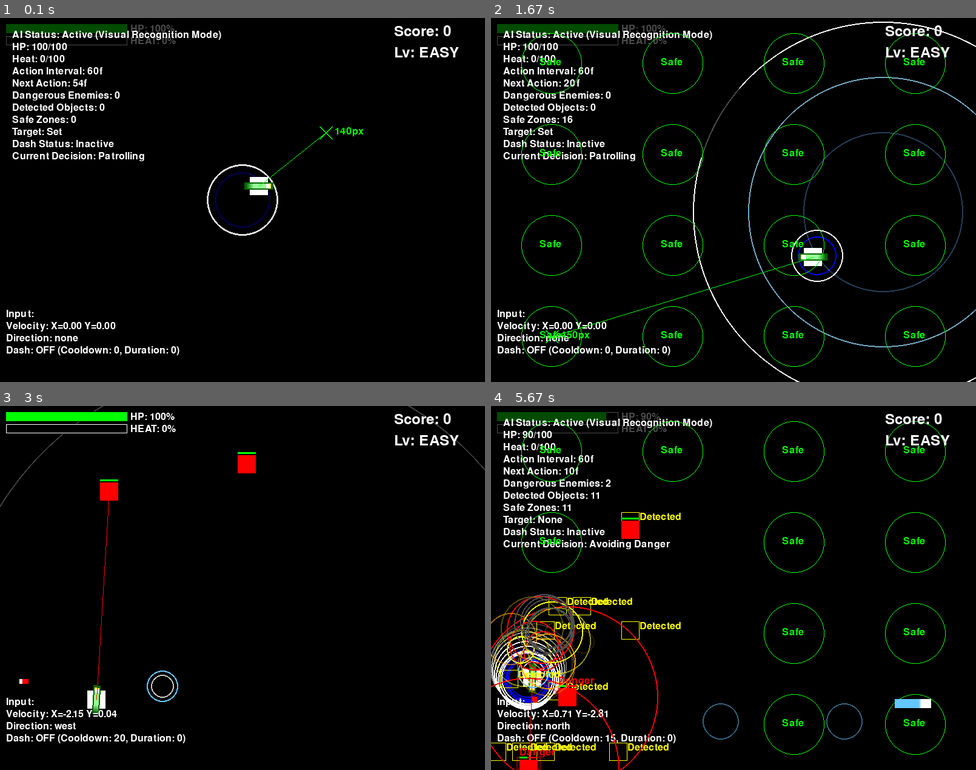
Above: before the commit, frames 1-4 (two rows, left to right).
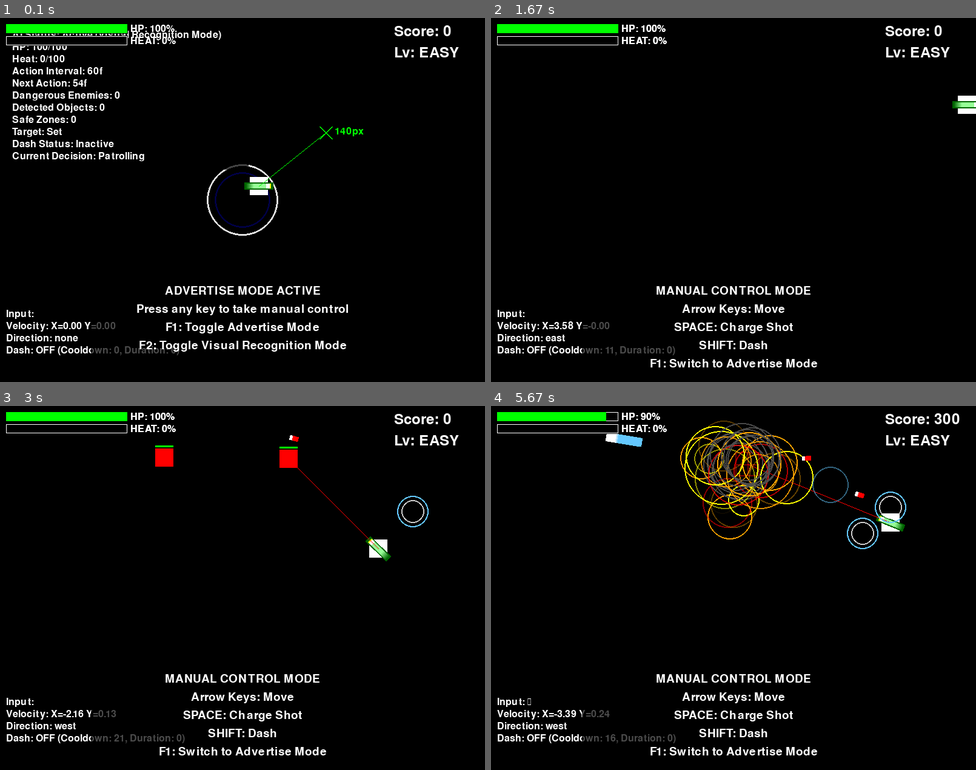
Above: after the commit, the same moments.

Repository: YuujiKamura/Accccccelaration-of-Tohu-and-Tomato
Game: pygame game, started from main.py
Two runs of this game, one before a commit and one after it. Both use one fixed random seed, a clock stepped at 60 frames per second and the inputs below.
Inputs:
- Up to frame 1 (0.1 s): no input
- Up to frame 2 (1.67 s): hold Right 0.33-0.8 s; hold Up 0.83-1.13 s; tap Shift at 0.9, 1.23, 1.53 s; tap C at 0.98 s; hold Right 1.17-1.63 s
- Up to frame 3 (3 s): hold Left 1.67-2.2 s; tap Shift at 1.73, 2.03, 2.3, 2.63, 2.93 s; hold Down 2.23-2.53 s; tap C at 2.38 s; hold F1 2.57-2.97 s; hold Left 2.57-2.97 s
- Up to frame 4 (5.67 s): hold Left 3-3.4 s; tap Shift at 3.07, 3.37, 3.5, 4.23, 4.53, 4.9, 5.3, 5.6 s; hold Up 3.43-3.8 s; tap Space at 3.58, 4.98 s; tap F1 at 3.83 s; hold Right 4.17-4.8 s; hold Down 4.83-5.2 s; hold Left from 5.23 s (still down); tap C at 5.38 s

The runs differ from the first frame. In frame 1, 2.9% of the frame differs, in the area x 1-72%, y 1-93%; in frame 2, 8.3%; in frame 3, 3.6%; in frame 4, 14%, in the area x 0-97%, y 1-100%.

Commit message:
敵を引きつけて攻撃する円周運動戦術AIの追加

Diff:
--- a/main.py
+++ b/main.py
@@ -1058,7 +1058,7 @@
         self.detected_enemies = []
 
         # 画面を小さなグリッドに分割して分析（パフォーマンス向上のため）
-        grid_size = 20  # 20x20ピクセルのグリッド
+        grid_size = 10  # 20x20から10x10ピクセルのグリッドに変更して検出精度を上げる
         for x in range(0, SCREEN_WIDTH, grid_size):
             for y in range(0, SCREEN_HEIGHT, grid_size):
                 # このグリッド内の一部のピクセルをサンプリング
@@ -1069,8 +1069,10 @@
                 try:
                     center_color = grid_surface.get_at((grid_size//2, grid_size//2))
 
-                    # 敵の色（赤系）を検出
-                    if center_color[0] > 150 and center_color[1] < 100 and center_color[2] < 100:
+                    # 敵の色（赤系、青系、紫系など）を検出して範囲を広げる
+                    if ((center_color[0] > 150 and center_color[1] < 100 and center_color[2] < 100) or  # 赤系
+                        (center_color[0] < 100 and center_color[1] < 100 and center_color[2] > 150) or  # 青系
+                        (center_color[0] > 100 and center_color[1] < 100 and center_color[2] > 100)):   # 紫系
                         # 敵らしきピクセルを検出
                         enemy_pos = (x + grid_size//2, y + grid_size//2)
 
@@ -1078,7 +1080,7 @@
                         is_new = True
                         for ex, ey in self.detected_enemies:
                             dist = math.sqrt((ex - enemy_pos[0])**2 + (ey - enemy_pos[1])**2)
-                            if dist < 40:  # 近い位置にある場合は同じ敵と判断
+                            if dist < 30:  # 40から30に変更してより細かく識別
                                 is_new = False
                                 break
 
@@ -1091,9 +1093,9 @@
         # 安全地帯の検出（暗い領域 = 敵が少ない）
         self.detected_safe_zones = []
 
-        # 画面を4x4の大きなグリッドに分割
-        safe_grid_size_x = SCREEN_WIDTH // 4
-        safe_grid_size_y = SCREEN_HEIGHT // 4
+        # 画面を5x5の大きなグリッドに分割（より細かく区分）
+        safe_grid_size_x = SCREEN_WIDTH // 5
+        safe_grid_size_y = SCREEN_HEIGHT // 5
 
         for x in range(0, SCREEN_WIDTH, safe_grid_size_x):
             for y in range(0, SCREEN_HEIGHT, safe_grid_size_y):
@@ -1113,6 +1115,78 @@
         # 移動タイマーの更新
         self.advertise_movement_timer += 1
 
+        # 円周運動戦術の発動条件: 一定数以上の敵が検出された場合
+        circular_tactic_threshold = 3  # この数以上の敵がいる場合に発動
+        use_circular_tactic = len(self.detected_enemies) >= circular_tactic_threshold and random.random() < 0.15
+
+        # 敵が一定数以上いる場合は円周運動による誘導戦術を実行
+        if use_circular_tactic:
+            # 円運動のために時間をベースにした角度を計算
+            time_factor = (pygame.time.get_ticks() % 10000) / 10000.0  # 0～1の値（10秒周期）
+            angle = time_factor * 2 * math.pi  # 0～2πの角度
+
+            # 画面中央を中心とした円運動を計算
+            center_x = SCREEN_WIDTH // 2
+            center_y = SCREEN_HEIGHT // 2
+            radius = min(SCREEN_WIDTH, SCREEN_HEIGHT) * 0.3  # 画面の30%の半径
+
+            # 目標座標を円周上に設定
+            target_x = center_x + math.cos(angle) * radius
+            target_y = center_y + math.sin(angle) * radius
+
+            # 現在位置と目標位置の差分
+            dx = target_x - (self.x + self.width/2)
+            dy = target_y - (self.y + self.height/2)
+
+            # 移動方向の正規化
+            distance = max(1, math.sqrt(dx*dx + dy*dy))
+            dx /= distance
+            dy /= distance
+
+            # 向きの更新（移動方向を向く）
+            if dx > 0:
+                self.facing_right = True
+            elif dx < 0:
+                self.facing_right = False
+
+            # 通常速度で移動
+            move_speed = self.max_speed * 1.2  # 少し速めに移動して円を描く
+            self.x += dx * move_speed
+            self.y += dy * move_speed
+
+            # 誘導効果のビジュアルフィードバック
+            if random.random() < 0.2:  # 20%の確率でエフェクト発生
+                center_x = self.x + self.width/2
+                center_y = self.y + self.height/2
+                # 引きつけ効果のリング（青→白のグラデーション）
+                self.ring_effects.append(RingEffect(center_x, center_y, (100, 150, 255), 80, 2.5, 0.04))
+
+            # 敵が十分集まったと判断したら（近距離に4体以上）、攻撃行動へのフラグを立てる
+            dangerous_enemies = []
+            for ex, ey in self.detected_enemies:
+                dx = ex - (self.x + self.width/2)
+                dy = ey - (self.y + self.height/2)
+                distance = math.sqrt(dx*dx + dy*dy)
+                if distance < 200:  # 200ピクセル以内を危険/近距離とみなす
+                    dangerous_enemies.append((ex, ey, distance))
+
+            close_enemies_count = len(dangerous_enemies)
+            if close_enemies_count >= 4:  # 4体以上が近くに集まったら攻撃準備
+                # タイマーをリセットして次のアクションで必ず攻撃するようにする
+                self.advertise_action_timer = self.advertise_action_interval - 1
+
+                # チャージショットのためのエフェクト
+                center_x = self.x + self.width/2
+                center_y = self.y + self.height/2
+                for i in range(3):
+                    self.ring_effects.append(RingEffect(center_x, center_y, (150, 255, 150), 50 + i*10, 2, 0.1))
+
+            # 誘導戦術実行中は他の移動ロジックをスキップ
+            return
+
+        # 誘導型戦術の発動条件: 既存のロジック維持
+        use_grouping_tactics = len(self.detected_enemies) >= 3 and random.random() < 0.1 and not use_circular_tactic
+
         # 危険な敵を探す（検出した敵から判断）
         dangerous_enemies = []
         for ex, ey in self.detected_enemies:
@@ -1121,25 +1195,70 @@
             dy = ey - (self.y + self.height/2)
             distance = math.sqrt(dx*dx + dy*dy)
 
-            if distance < 150:  # 150ピクセル以内は危険
+            if distance < 200:  # 150から200ピクセルに増加して早期検出
                 dangerous_enemies.append((ex, ey, distance))
 
         # 距離でソート（最も近い敵を優先）
         dangerous_enemies.sort(key=lambda e: e[2])
 
+        # 誘導型戦術の実行: 敵を引きつけてグループ化
+        if use_grouping_tactics and len(self.detected_enemies) >= 3:
+            # 画面の中央付近に移動して敵を引きつける
+            center_x = SCREEN_WIDTH // 2 + random.randint(-100, 100)
+            center_y = SCREEN_HEIGHT // 2 + random.randint(-100, 100)
+
+            # 現在位置と目標位置の差分
+            dx = center_x - (self.x + self.width/2)
+            dy = center_y - (self.y + self.height/2)
+
+            # 移動方向の正規化
+            distance = max(1, math.sqrt(dx*dx + dy*dy))
+            dx /= distance
+            dy /= distance
+
+            # 通常速度で移動（敵を引きつけるため）
+            self.x += dx * self.max_speed * 0.7  # 少し遅めに移動して敵を惹きつける
+            self.y += dy * self.max_speed * 0.7
+
+            # 引きつけ効果のビジュアルフィードバック
+            if random.random() < 0.3:  # 30%の確率でエフェクト発生
+                center_x = self.x + self.width/2
+                center_y = self.y + self.height/2
+                # 引きつけ効果のリング（青→白のグラデーション）
+                self.ring_effects.append(RingEffect(center_x, center_y, (100, 150, 255), 100, 3, 0.03))
+
+            # 敵が十分集まったと判断したら（近距離に3体以上）、攻撃行動へのフラグを立てる
+            close_enemies_count = sum(1 for ex, ey, dist in dangerous_enemies if dist < 150)
+            if close_enemies_count >= 3:
+                # タイマーをリセットして次のアクションで必ず攻撃するようにする
+                self.advertise_action_timer = self.advertise_action_interval - 1
+
+                # チャージショットのためのエフェクト
+                center_x = self.x + self.width/2
+                center_y = self.y + self.height/2
+                for i in range(3):
+                    self.ring_effects.append(RingEffect(center_x, center_y, (150, 255, 150), 50 + i*10, 2, 0.1))
+
+            return  # 誘導戦術実行中は他の行動をスキップ
+
         # 危険な敵がいる場合は回避行動を優先
-        if dangerous_enemies:
+        elif dangerous_enemies:
             # 最も危険な敵
-            ex, ey, _ = dangerous_enemies[0]
+            ex, ey, distance = dangerous_enemies[0]
 
             # 敵から離れる方向を計算
             dx = (self.x + self.width/2) - ex
             dy = (self.y + self.height/2) - ey
 
             # 回避方向の正規化
-            distance = max(1, math.sqrt(dx*dx + dy*dy))
-            dx /= distance
-            dy /= distance
+            magnitude = max(1, math.sqrt(dx*dx + dy*dy))
+            dx /= magnitude
+            dy /= magnitude
+
+            # 敵との距離に応じて回避の緊急度を調整
+            urgency_factor = 1.0
+            if distance < 100:  # かなり近い
+                urgency_factor = 1.5  # より急いで逃げる
 
             # 画面端に近い場合、方向を調整
             if self.x < 50:
@@ -1153,7 +1272,7 @@
                 dy = min(0, dy)  # 下端なら上方向に修正
 
             # 緊急回避のためダッシュを使用
-            move_speed = self.dash_speed
+            move_speed = self.dash_speed * urgency_factor
 
             # ダッシュエフェクト
             center_x = self.x + self.width/2
@@ -1173,17 +1292,44 @@
             # 新しい目標位置の設定
             if self.advertise_target_x is None or self.advertise_movement_timer >= self.advertise_movement_duration:
                 self.advertise_movement_timer = 0
-
-                # 安全地帯があれば、その中からランダムに目標を選択
-                if self.detected_safe_zones:
-                    safe_spot = random.choice(self.detected_safe_zones)
-                    self.advertise_target_x = safe_spot[0]
-                    self.advertise_target_y = safe_spot[1]
-                else:
-                    # 安全地帯がなければ、画面中央付近をターゲットに
-                    margin = 100  # 画面端からのマージン
-                    self.advertise_target_x = random.randint(margin, SCREEN_WIDTH - margin)
-                    self.advertise_target_y = random.randint(margin, SCREEN_HEIGHT - margin)
+                margin = 100  # 画面端からのマージン
+                self.advertise_target_x = random.randint(margin, SCREEN_WIDTH - margin)
+                self.advertise_target_y = random.randint(margin, SCREEN_HEIGHT - margin)
+
+                # ランダムではなく、敵が少ない場所を選ぶ
+                if enemies and random.random() < 0.7:  # 70%の確率で敵の少ない場所を選択
+                    # 画面を4x4のグリッドに分割
+                    grid_size = 4
+                    enemy_density = [[0 for _ in range(grid_size)] for _ in range(grid_size)]
+
+                    # 各グリッドの敵密度を計算
+                    for enemy in enemies:
+                        grid_x = min(grid_size-1, max(0, int(enemy.x / SCREEN_WIDTH * grid_size)))
+                        grid_y = min(grid_size-1, max(0, int(enemy.y / SCREEN_HEIGHT * grid_size)))
+                        enemy_density[grid_y][grid_x] += 1
+
+                    # 敵密度の最も低いグリッドを見つける
+                    min_density = float('inf')
+                    min_x, min_y = 0, 0
+
+                    for y in range(grid_size):
+                        for x in range(grid_size):
+                            if enemy_density[y][x] < min_density:
+                                min_density = enemy_density[y][x]
+                                min_x, min_y = x, y
+
+                    # 安全なグリッド内のランダムな位置を目標に設定
+                    grid_width = SCREEN_WIDTH / grid_size
+                    grid_height = SCREEN_HEIGHT / grid_size
+
+                    self.advertise_target_x = random.randint(
+                        int(min_x * grid_width + margin/2),
+                        int((min_x + 1) * grid_width - margin/2)
+                    )
+                    self.advertise_target_y = random.randint(
+                        int(min_y * grid_height + margin/2),
+                        int((min_y + 1) * grid_height - margin/2)
+                    )
 
             # 目標位置に向かって移動
             if self.advertise_target_x is not None:
@@ -1232,24 +1378,46 @@
 
     def perform_advertise_action_visual(self, bullets):
         """画面認識に基づくアクション実行"""
-        # ランダムなアクションを選択
-        action = random.choice([
-            "beam_rifle",  # 通常射撃
-            "charge_shot", # チャージショット
-            "dash",        # ダッシュ
-            "scan"         # 敵スキャン
-        ])
+        # アクション選択の重み付けを変更して攻撃を優先
+        action_weights = {
+            "beam_rifle": 0.45,  # 頻度を増加
+            "charge_shot": 0.25, # チャージショットも増加
+            "dash": 0.2,
+            "scan": 0.1
+        }
+
+        # 重み付けに基づいてアクションを選択
+        actions = list(action_weights.keys())
+        weights = list(action_weights.values())
+        action = random.choices(actions, weights=weights, k=1)[0]
+
+        # 敵が近くにいる場合は攻撃確率を上げる
+        close_enemies = []
+        for ex, ey in self.detected_enemies:
+            dx = ex - (self.x + self.width/2)
+            dy = ey - (self.y + self.height/2)
+            distance = math.sqrt(dx*dx + dy*dy)
+            if distance < 300:  # 300ピクセル以内なら接近中と判断
+                close_enemies.append((ex, ey, distance))
+
+        # 接近してくる敵がいる場合は80%の確率で攻撃アクションに強制変更
+        if close_enemies and random.random() < 0.8:
+            action = random.choice(["beam_rifle", "charge_shot"])
+
+        # 周囲に多数の敵が集まっている場合（誘導戦術の結果）は必ずチャージショット
+        group_attack_threshold = 3  # この数以上の敵が近くにいる場合
+        close_enemies_count = len([e for e in close_enemies if e[2] < 150])
+        if close_enemies_count >= group_attack_threshold:
+            action = "charge_shot"
 
         if action == "beam_rifle" and self.can_fire():
             # 通常射撃 - 検出した敵がいれば、その方向に射撃
             if self.detected_enemies:
-                # 最も近い敵を狙う
-                target_positions = []
-                for ex, ey in self.detected_enemies:
-                    dx = ex - (self.x + self.width/2)
-                    dy = ey - (self.y + self.height/2)
-                    distance = math.sqrt(dx*dx + dy*dy)
-                    target_positions.append((ex, ey, distance))
+                # 接近中の敵を優先
+                target_positions = close_enemies if close_enemies else [
+                    (ex, ey, math.sqrt((ex - (self.x + self.width/2))**2 + (ey - (self.y + self.height/2))**2))
+                    for ex, ey in self.detected_enemies
+                ]
 
                 # 距離でソート
                 target_positions.sort(key=lambda e: e[2])
@@ -1270,7 +1438,9 @@
 
                     # この角度情報から弾を発射
                     facing_right = dx > 0
-                    bullets.append(Bullet(bullet_x, bullet_y, facing_right=facing_right))
+                    # ターゲット座標を明示的に設定
+                    target_pos = (tx, ty)
+                    bullets.append(Bullet(bullet_x, bullet_y, facing_right=facing_right, target_pos=target_pos))
 
                 # 射撃後クールダウン
                 self.weapon_cooldown = BULLET_TYPES["beam_rifle"]["cooldown"]
@@ -1291,42 +1461,89 @@
 
             # 敵が検出されていれば、その方向に発射
             if self.detected_enemies:
-                # 敵の密度が高い方向を計算
-                enemy_clusters = {}
-                for ex, ey in self.detected_enemies:
-                    # 方向を45度単位で量子化
+                # 集団攻撃モード: 複数の敵が近くにいる場合
+                if close_enemies_count >= group_attack_threshold:
+                    # 群集の中心を計算
+                    total_x, total_y = 0, 0
+                    for ex, ey, _ in close_enemies:
+                        total_x += ex
+                        total_y += ey
+                    center_x = total_x / len(close_enemies)
+                    center_y = total_y / len(close_enemies)
+
+                    # 群集の中心に向けてチャージショット
+                    dx = center_x - (self.x + self.width/2)
+                    dy = center_y - (self.y + self.height/2)
+                    facing_right = dx > 0
+                    target_pos = (center_x, center_y)
+
+                    # チャージショット発射（集団攻撃用の特別パラメータ）
+                    # より強力なチャージショット
+                    charge_level = 1  # 最大チャージ
+
+                    # 爆発的なエフェクト（攻撃エフェクト強化）
+                    for i in range(5):
+                        center_x = self.x + self.width/2
+                        center_y = self.y + self.height/2
+                        self.ring_effects.append(RingEffect(
+                            center_x, center_y,
+                            (150 + random.randint(0, 105), 200 + random.randint(0, 55), 150),
+                            30 + i*10, 2 + random.random(), 0.08 + random.random() * 0.05
+                        ))
+
+                    # チャージショット発射
+                    bullets.append(Bullet(bullet_x, bullet_y, facing_right=facing_right,
+                                         bullet_type="beam_rifle", charge_level=charge_level, target_pos=target_pos))
+
+                # 通常の接近敵優先ロジック
+                elif close_enemies:
+                    # 最も近い敵に向けてチャージショット
+                    ex, ey, _ = min(close_enemies, key=lambda e: e[2])
                     dx = ex - (self.x + self.width/2)
                     dy = ey - (self.y + self.height/2)
-                    angle = math.degrees(math.atan2(dy, dx))
-                    angle_quantized = int(angle / 45) * 45
-
-                    # その方向の敵カウントを増やす
-                    if angle_quantized in enemy_clusters:
-                        enemy_clusters[angle_quantized] += 1
-                    else:
-                        enemy_clusters[angle_quantized] = 1
-
-                # 最も敵が多い方向を選択
-                if enemy_clusters:
-                    best_angle = max(enemy_clusters, key=enemy_clusters.get)
-                    # この角度から発射方向を決定
-                    dx = math.cos(math.radians(best_angle))
-                    dy = math.sin(math.radians(best_angle))
                     facing_right = dx > 0
+                    target_pos = (ex, ey)
 
                     # チャージショット発射
                     bullets.append(Bullet(bullet_x, bullet_y, facing_right=facing_right,
-                                         bullet_type="beam_rifle", charge_level=charge_level))
+                                         bullet_type="beam_rifle", charge_level=charge_level, target_pos=target_pos))
                 else:
-                    # 方向が決まらなければ正面に発射
-                    bullets.append(Bullet(bullet_x, bullet_y, facing_right=self.facing_right,
-                                         bullet_type="beam_rifle", charge_level=charge_level))
+                    # 敵の密度が高い方向を計算
+                    enemy_clusters = {}
+                    for ex, ey in self.detected_enemies:
+                        # 方向を45度単位で量子化
+                        dx = ex - (self.x + self.width/2)
+                        dy = ey - (self.y + self.height/2)
+                        angle = math.degrees(math.atan2(dy, dx))
+                        angle_quantized = int(angle / 45) * 45
+
+                        # その方向の敵カウントを増やす
+                        if angle_quantized in enemy_clusters:
+                            enemy_clusters[angle_quantized] += 1
+                        else:
+                            enemy_clusters[angle_quantized] = 1
+
+                    # 最も敵が多い方向を選択
+                    if enemy_clusters:
+                        best_angle = max(enemy_clusters, key=enemy_clusters.get)
+                        # この角度から発射方向を決定
+                        dx = math.cos(math.radians(best_angle))
+                        dy = math.sin(math.radians(best_angle))
+                        facing_right = dx > 0
+
+                        # チャージショット発射
+                        bullets.append(Bullet(bullet_x, bullet_y, facing_right=facing_right,
+                                             bullet_type="beam_rifle", charge_level=charge_level))
+                    else:
+                        # 方向が決まらなければ正面に発射
+                        bullets.append(Bullet(bullet_x, bullet_y, facing_right=self.facing_right,
+                                             bullet_type="beam_rifle", charge_level=charge_level))
             else:
                 # 敵が見つからなければ正面に発射
                 bullets.append(Bullet(bullet_x, bullet_y, facing_right=self.facing_right,
                                      bullet_type="beam_rifle", charge_level=charge_level))
 
-            # 射撃後クールダウン
+            # 射撃後クールダウン（チャージショット後は少し長く）
             self.weapon_cooldown = BULLET_TYPES["beam_rifle"]["cooldown"] * 3
 
         elif action == "dash":
@@ -1470,7 +1687,7 @@
         debug_font = pygame.font.SysFont(None, 24)
 
         # 背景の半透明パネル
-        panel_surface = pygame.Surface((400, 220), pygame.SRCALPHA)
+        panel_surface = pygame.Surface((400, 240), pygame.SRCALPHA)  # 高さを少し増やす
         panel_surface.fill((0, 0, 0, 180))  # 半透明の黒
         screen.blit(panel_surface, (10, 10))
 
@@ -1482,6 +1699,19 @@
         if 'enemies' in globals():
             dangerous_enemies = self.find_dangerous_enemies(enemies)
             dangerous_count = len(dangerous_enemies)
+
+        # AIの行動モードを表示
+        if hasattr(self, 'ai_behavior_mode'):
+            mode_text = {
+                "normal": "Normal Patrolling",
+                "evade": "Evading Danger",
+                "group_tactical": "Group Tactical Mode"
+            }.get(self.ai_behavior_mode, "Unknown")
+
+            mode_info = f"AI Behavior: {mode_text} ({self.ai_mode_timer}/{self.ai_mode_duration})"
+            mode_surface = debug_font.render(mode_info, True, (255, 255, 255))
+            screen.blit(mode_surface, (20, y_offset))
+            y_offset += 25
 
         # 現在のAI判断を決定
         if 'enemies' in globals() and self.find_dangerous_enemies(enemies):
@@ -2228,16 +2458,28 @@
 
 # メインゲームループ
 running = True
+show_control_message = True  # ゲーム開始時にコントロールメッセージを表示
+control_message_timer = 180  # 3秒間表示（60FPS×3）
+
 while running:
     # イベント処理
     for event in pygame.event.get():
         if event.type == pygame.QUIT:
             running = False
         elif event.type == pygame.KEYDOWN:
+            # アドバタイズモード中に任意のキーが押されたら操作モードに切り替え
+            if player.advertise_mode and event.key not in [pygame.K_F1, pygame.K_F2]:
+                player.advertise_mode = False
+                show_control_message = True  # コントロールメッセージを再表示
+                control_message_timer = 180
+                print("Switched to Manual Control Mode")
             # F1キーでアドバタイズモード切り替え
-            if event.key == pygame.K_F1:
+            elif event.key == pygame.K_F1:
                 is_advertise_mode = player.toggle_advertise_mode()
                 print(f"Advertise Mode: {'ON' if is_advertise_mode else 'OFF'}")
+                if is_advertise_mode:
+                    show_control_message = True
+                    control_message_timer = 180
             # F2キーで画面認識モード切り替え
             elif event.key == pygame.K_F2 and player.advertise_mode:
                 player.visual_mode = not player.visual_mode
@@ -2379,11 +2621,54 @@
 
     # 描画
     screen.fill(BLACK)
+
+    # ... existing drawing code ...
+
+    # プレイヤー、敵、弾の描画
     player.draw()
-    for bullet in bullets:
+    for enemy in enemies[:]:
+        enemy.draw()
+    for bullet in bullets[:]:
         bullet.draw()
-    for enemy in enemies:
-        enemy.draw()
+
+    # 自機のゲージ描画
+    player.draw_gauges()
+
+    # 操作説明メッセージの表示
+    if show_control_message:
+        control_message_timer -= 1
+        if control_message_timer <= 0:
+            show_control_message = False
+
+        # 半透明の背景パネル
+        message_panel = pygame.Surface((500, 150), pygame.SRCALPHA)
+        message_panel.fill((0, 0, 0, 180))
+        screen.blit(message_panel, (SCREEN_WIDTH//2 - 250, SCREEN_HEIGHT - 180))
+
+        # メッセージテキスト
+        message_font = pygame.font.SysFont(None, 28)
+
+        if player.advertise_mode:
+            messages = [
+                "ADVERTISE MODE ACTIVE",
+                "Press any key to take manual control",
+                "F1: Toggle Advertise Mode",
+                "F2: Toggle Visual Recognition Mode"
+            ]
+        else:
+            messages = [
+                "MANUAL CONTROL MODE",
+                "Arrow Keys: Move",
+                "SPACE: Charge Shot",
+                "SHIFT: Dash",
+                "F1: Switch to Advertise Mode"
+            ]
+
+        y_offset = SCREEN_HEIGHT - 160
+        for msg in messages:
+            msg_surface = message_font.render(msg, True, (255, 255, 255))
+            screen.blit(msg_surface, (SCREEN_WIDTH//2 - msg_surface.get_width()//2, y_offset))
+            y_offset += 30
 
     # スコア表示
     font = pygame.font.Font(None, 36)
